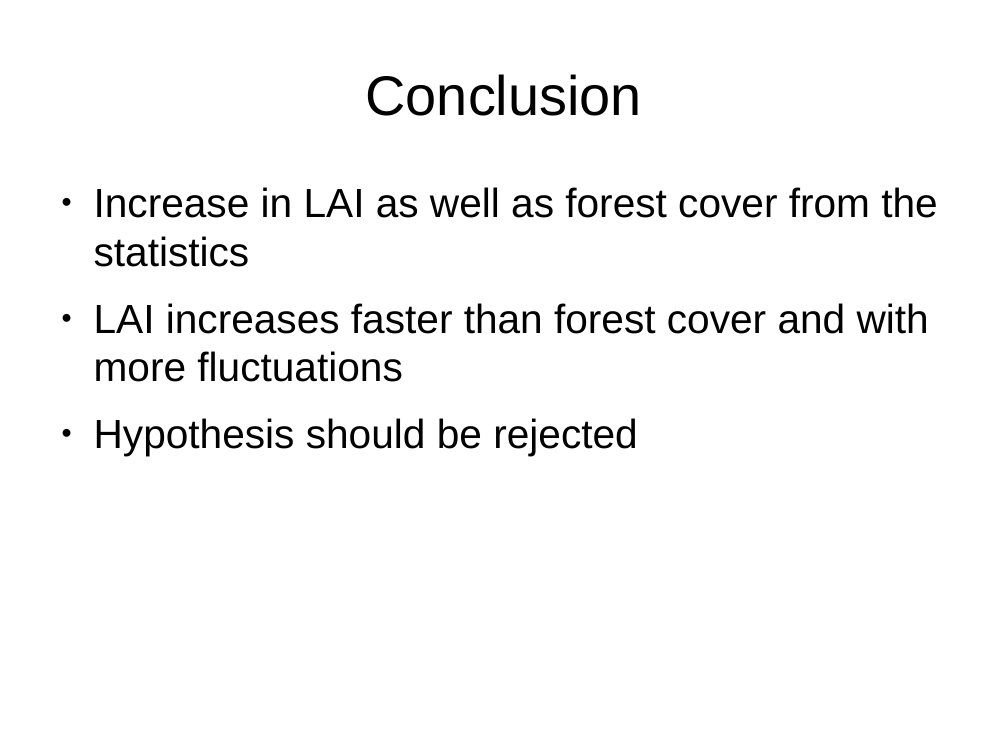
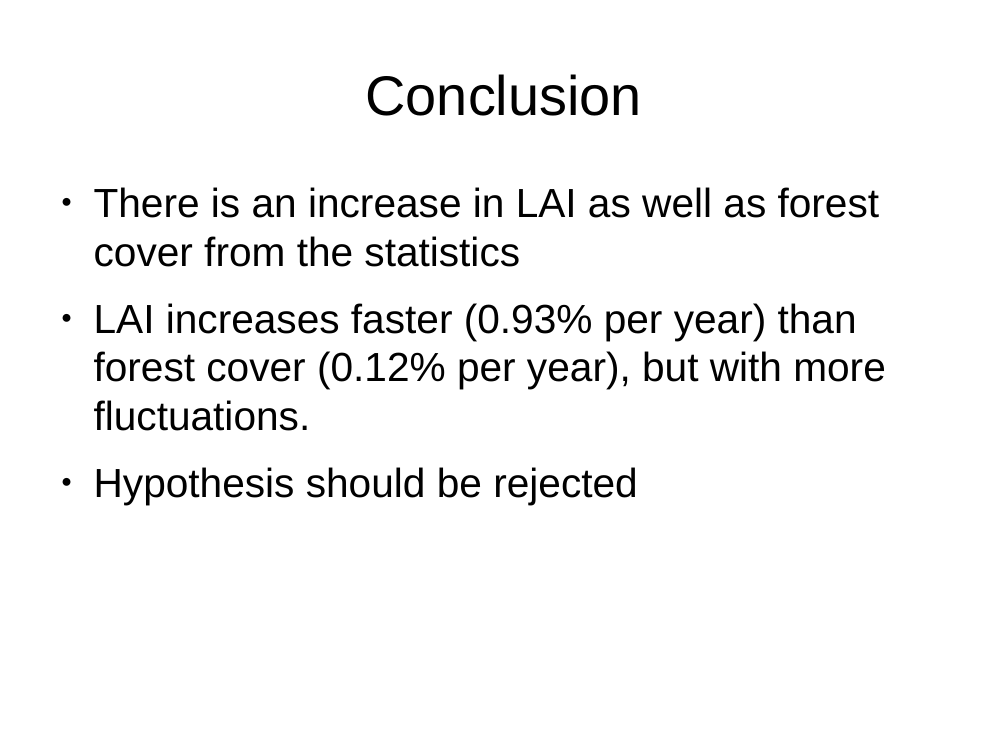
Before and after one commit to GreatEmerald/geoscripting, a slide deck: slide 10 of Project/Presentation/Project presentation.odp. Drawn at 1008x756 pixels with LibreOffice and Linux fonts; fonts in the diff are those of the drawing. Boxes give left, top, right and bottom in pixels: in the first picture for what was removed or moved away, otherwise in the second. Text is boxed around its words. In the diff, an @@ line names an element or a change of style, - is before the commit and + after.

Commit message:
Presentation V2.78

```diff
--- a/Project/Presentation/Project presentation.odp
+++ b/Project/Presentation/Project presentation.odp
@@ text at [94,187,886,431]: text changed @@
-● Increase in LAI as well as forest cover from the statistics
-● LAI increases faster than forest cover and with more fluctuations
+● There is an increase in LAI as well as forest cover from the statistics
+● LAI increases faster (0.93% per year) than forest cover (0.12% per year), but with more fluctuations.
```
Also in this commit, not shown: 1 other file.
